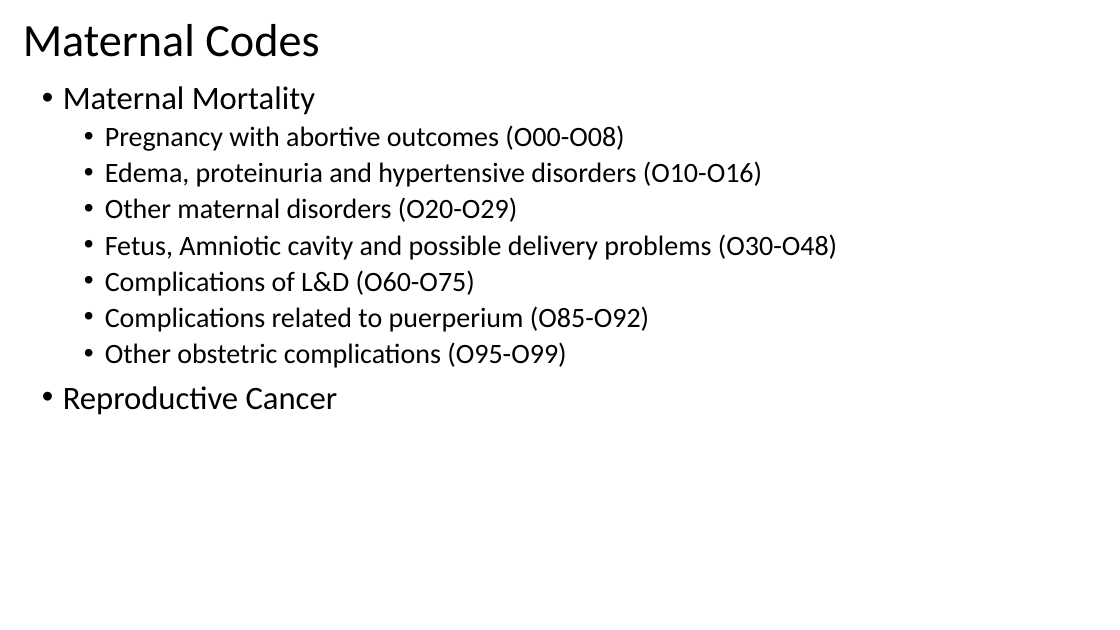
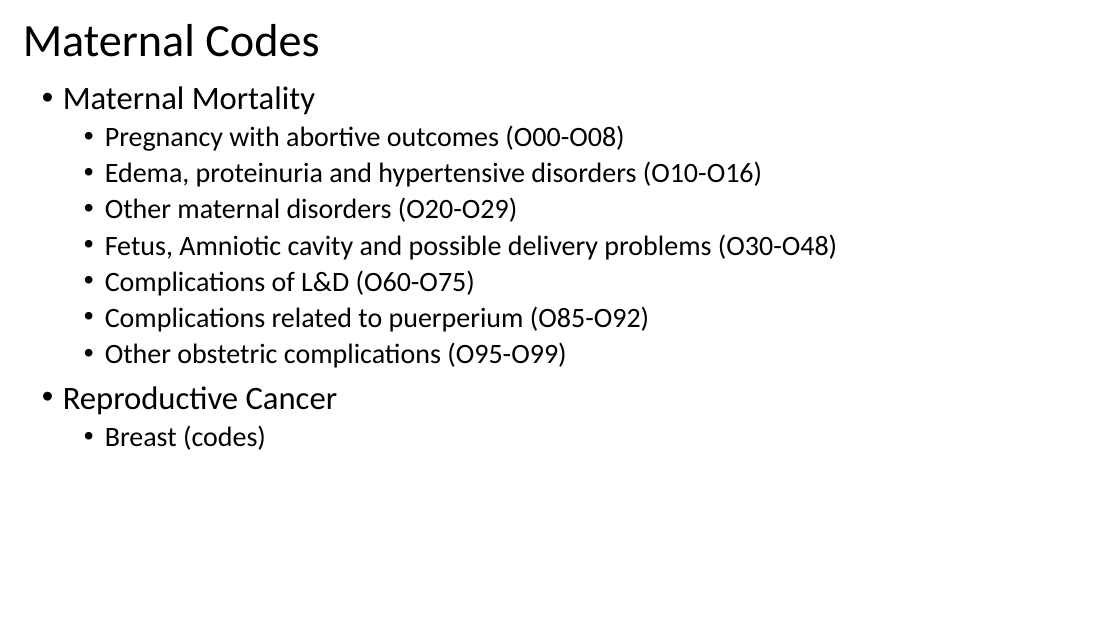
Before and after one commit to lemaslab/ehr-database, a slide deck: slide 2 of datadictionary/datadictionary.pptx. Drawn at 1120x630 pixels with LibreOffice and Linux fonts; fonts in the diff are those of the drawing. Boxes give left, top, right and bottom in pixels: in the first picture for what was removed or moved away, otherwise in the second. Text is boxed around its words. In the diff, an @@ line names an element or a change of style, - is before the commit and + after.

```diff
--- a/datadictionary/datadictionary.pptx
+++ b/datadictionary/datadictionary.pptx
@@ text at <box>105,425,266,450</box>: paragraph added @@
+  • Breast (codes)
```
Also in this commit, not shown: 1 other file.
